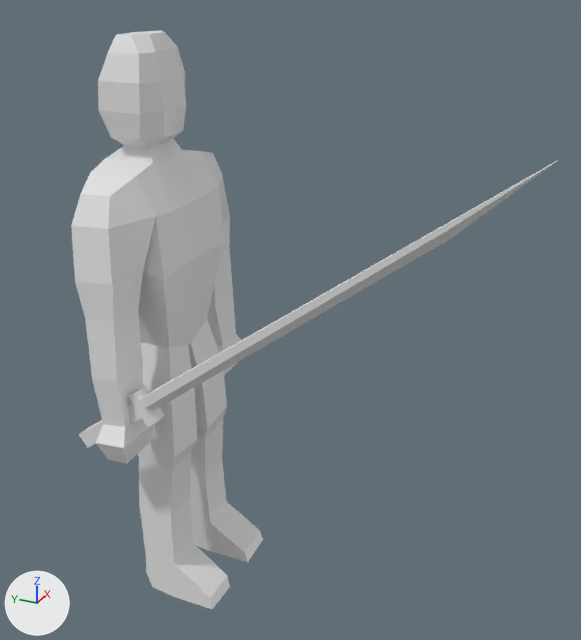
Before and after pictures for a commit that changed the FBX model Assets/Characters/Animations/Human.fbx.
Camera for both pictures: a 50 mm camera at (-5.07, -3.25, 2.84) aimed at (-0.1, -1.01, 0.36). Every picture has the same lights, and +X, +Y and +Z are marked at lower left. Where no turn or scale is listed for an object, it has been applied to the vertices.

The first picture shows 'Human', 'Sword'.
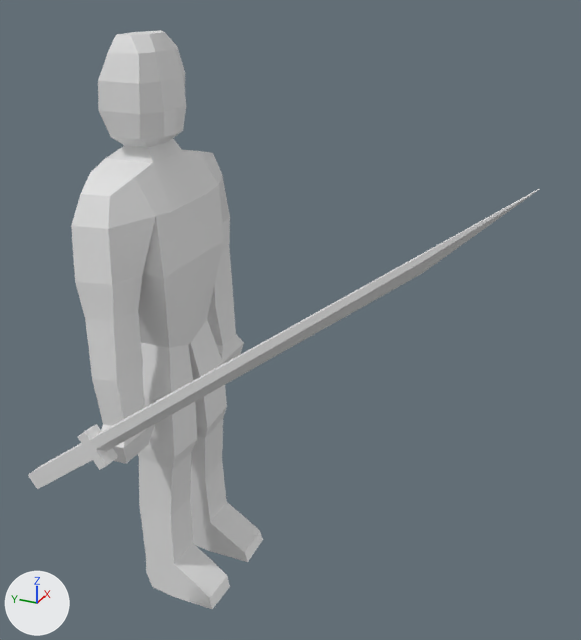
Boxes (x1, y1, x2, y2) around the edits, measured in the pictures (581 x 640 px):
'Sword', moved: before (79, 160, 558, 448); after (28, 188, 540, 489)

The change, as a list of edits to the scene's bpy script:
```text
Change ob_sword:
    ob_sword.location: (-0.759, 0.177, -0.454) -> (-1.351, 0.177, -0.454)
```
